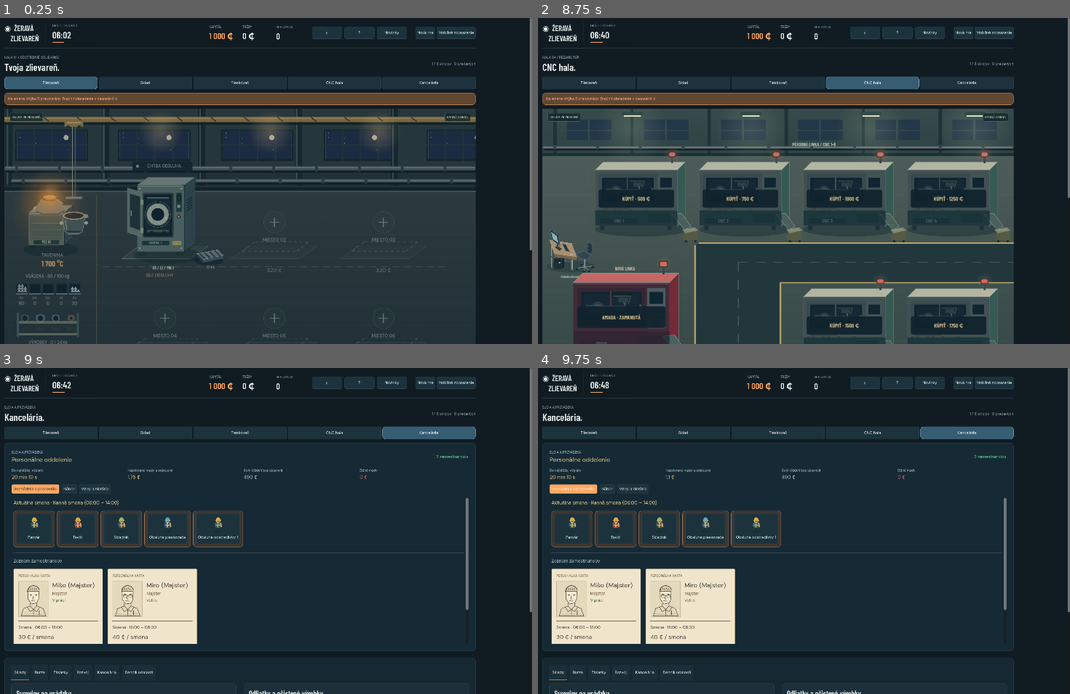
Above: before the commit, frames 1-4 (two rows, left to right).
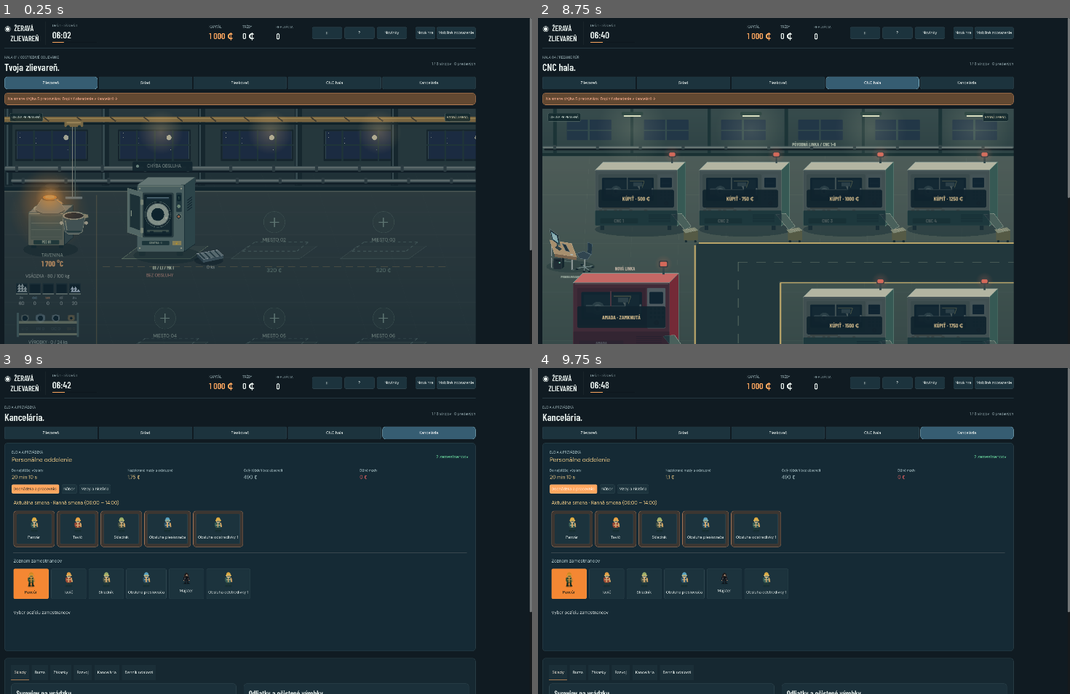
Above: after the commit, the same moments.

Repository: vopojtepek/Zlievaren
Game: Godot game, scene res://src/scenes/Main.tscn
The game is run twice, just before and just after one commit, with the same random seed, the same clock (stepped at 60 frames per second) and the same inputs.
Inputs:
- Up to frame 1 (0.25 s): no input
- Up to frame 2 (8.75 s): click "Ⅱ" at 0.5 s; click "▶" at 1.25 s; click "?" at 2 s; click "Novinky" at 2.75 s; click "Nová hra" at 3.5 s; click "Mobilné zobrazenie" at 4.25 s; click "Pokračovať" at 5 s; click "Zlievareň" at 5.75 s; click "Sklad" at 6.5 s; click "Pieskovač" at 7.25 s; click "CNC hala" at 8 s
- Up to frame 3 (9 s): click "Kancelária" at 8.75 s
- Up to frame 4 (9.75 s): click "Dochádzka a pracovníci" at 9.5 s

Frames 1-2 are identical in both runs. In frame 3, 8.1% of the frame differs, in the area x 2-89%, y 39-85%; in frame 4, 8.1%.

Commit message:
Filter employed staff by position in Godot office

Diff:
--- a/godot/src/ui/office/OfficeView.gd
+++ b/godot/src/ui/office/OfficeView.gd
@@ -27,6 +27,8 @@
 @onready var shift_title_label: Label = $VBox/ScrollContent/ContentBox/TabOverview/ShiftTitle
 @onready var missing_workers_list: VBoxContainer = $VBox/ScrollContent/ContentBox/TabOverview/MissingList
 @onready var employees_list: GridContainer = $VBox/ScrollContent/ContentBox/TabOverview/EmployeesGrid
+@onready var employee_position_buttons: GridContainer = $VBox/ScrollContent/ContentBox/TabOverview/EmployeePositionScroll/PositionButtons
+@onready var employee_empty_label: Label = $VBox/ScrollContent/ContentBox/TabOverview/EmployeeEmptyLabel
 
 @onready var recruit_position_buttons: GridContainer = $VBox/ScrollContent/ContentBox/TabHire/RecruitHead/PositionScroll/PositionButtons
 @onready var recruit_formula_label: Label = $VBox/ScrollContent/ContentBox/TabHire/RecruitHead/FormulaLabel
@@ -37,6 +39,7 @@
 
 var active_tab: String = "overview"
 var recruit_position_key: String = "ladle:-1:0"
+var employee_position_key: String = "ladle:-1:0"
 var cached_position_keys: Array = []
 var current_state: Dictionary = {}
 var _last_overview_key: String = ""
@@ -76,6 +79,7 @@
 func _ready() -> void:
 	$VBox/ScrollContent.resized.connect(_resize_personnel_grids)
 	recruit_position_buttons.set_meta("responsive_columns", true)
+	employee_position_buttons.set_meta("responsive_columns", true)
 	display_mode.mode_changed.connect(func(_mobile): _resize_personnel_grids())
 	employees_list.add_to_group("personnel_grids")
 	employees_list.set_meta("responsive_columns", true)
@@ -160,6 +164,37 @@
 		if not found_match:
 			recruit_position_key = cached_position_keys[0]
 	_sync_position_selection()
+	_populate_employee_positions(positions)
+
+func _populate_employee_positions(positions: Array) -> void:
+	for child in employee_position_buttons.get_children():
+		employee_position_buttons.remove_child(child)
+		child.queue_free()
+	for p in positions:
+		if p.crew != 0:
+			continue
+		var button = Button.new()
+		button.text = p.label
+		button.tooltip_text = "Zamestnanci · " + p.label
+		button.toggle_mode = true
+		button.custom_minimum_size = Vector2(116, 100)
+		button.set_meta("mobile_button_width", 116)
+		button.set_meta("employee_position", p.key)
+		_style_position_icon(button, p.role)
+		var position_key: String = p.key
+		button.pressed.connect(func():
+			employee_position_key = position_key
+			_update_view(true)
+		)
+		employee_position_buttons.add_child(button)
+	_sync_employee_position_selection()
+	_resize_personnel_grids()
+
+func _sync_employee_position_selection() -> void:
+	for button in employee_position_buttons.get_children():
+		var selected: bool = button.get_meta("employee_position") == employee_position_key
+		button.set_pressed_no_signal(selected)
+		button.modulate = Color("f4ce88") if selected else Color.WHITE
 
 func _style_position_icon(button: Button, role: String) -> void:
 	var icons = {"ladle": "worker_operator", "furnace": "worker_furnace", "warehouse": "worker_storekeeper", "washer": "worker_washer", "foreman": "foreman_miso", "operator": "worker_operator"}
@@ -267,9 +302,9 @@
 	shift_title_label.text = "Aktuálna smena · %s (%s)" % [crew_info.shift, crew_info.hours]
 
 	var paused = _is_paused()
-	var overview_key = "%d:%d:%d:%d:%s:%d" % [
+	var overview_key = "%d:%d:%d:%d:%s:%d:%s" % [
 		state.get("revision", 0), cur_shift, active_employees.size(),
-		state.hr.covers.size(), str(paused), int(state.money)
+		state.hr.covers.size(), str(paused), int(state.money), employee_position_key
 	]
 	if not force and overview_key == _last_overview_key:
 		return
@@ -377,10 +412,14 @@
 		vacancy_scroll.set_deferred("scroll_horizontal", scroll_position)
 
 	# Active employees grid
+	_sync_employee_position_selection()
 	for child in employees_list.get_children():
 		employees_list.remove_child(child)
 		child.queue_free()
+	var selected_parts = employee_position_key.split(":")
 	for e in active_employees:
+		if selected_parts.size() < 2 or e.role != selected_parts[0] or int(e.slot) != int(selected_parts[1]):
+			continue
 		var position = {"label": e.position, "hours": "", "role": e.role}
 		for pos in positions:
 			if pos.key == e.position:
@@ -394,6 +433,7 @@
 			_update_view(true)
 		)
 		employees_list.add_child(card)
+	employee_empty_label.visible = employees_list.get_child_count() == 0
 	_resize_personnel_grids()
 
 func _update_hire_tab(force: bool = false) -> void:
@@ -560,6 +600,7 @@
 
 func _resize_personnel_grids() -> void:
 	recruit_position_buttons.columns = 2 if display_mode.mobile else maxi(1, recruit_position_buttons.get_child_count())
+	employee_position_buttons.columns = 2 if display_mode.mobile else maxi(1, employee_position_buttons.get_child_count())
 	# Read the viewport, so shrinking can remove columns despite grid minimum sizes.
 	var available = maxf(280, $VBox/ScrollContent.size.x - 24)
 	var count = 1 if display_mode.mobile else maxi(1, int((available + 16) / 296))
--- a/godot/src/ui/office/OfficeView.tscn
+++ b/godot/src/ui/office/OfficeView.tscn
@@ -210,6 +210,23 @@
 theme_override_font_sizes/font_size = 15
 text = "Zoznam zamestnancov"
 
+[node name="EmployeePositionScroll" type="ScrollContainer" parent="VBox/ScrollContent/ContentBox/TabOverview"]
+custom_minimum_size = Vector2(0, 120)
+layout_mode = 2
+vertical_scroll_mode = 0
+
+[node name="PositionButtons" type="GridContainer" parent="VBox/ScrollContent/ContentBox/TabOverview/EmployeePositionScroll"]
+layout_mode = 2
+size_flags_horizontal = 3
+theme_override_constants/h_separation = 8
+theme_override_constants/v_separation = 8
+columns = 10
+
+[node name="EmployeeEmptyLabel" type="Label" parent="VBox/ScrollContent/ContentBox/TabOverview"]
+layout_mode = 2
+text = "Vyber pozíciu zamestnancov"
+autowrap_mode = 2
+
 [node name="EmployeesGrid" type="GridContainer" parent="VBox/ScrollContent/ContentBox/TabOverview"]
 layout_mode = 2
 theme_override_constants/h_separation = 16
--- /dev/null
+++ b/godot/tests/RunOfficeTests.gd
@@ -0,0 +1,11 @@
+extends SceneTree
+
+func _initialize() -> void:
+	call_deferred("run")
+
+func run() -> void:
+	var suite = preload("res://tests/TestOfficeUI.gd").new()
+	var passed: bool = suite.run_all(self)
+	await process_frame
+	await process_frame
+	quit(0 if passed else 1)
--- a/godot/tests/TestOfficeUI.gd
+++ b/godot/tests/TestOfficeUI.gd
@@ -18,6 +18,7 @@
 	_tree = tree
 	print("--- Running TestOfficeUI ---")
 	test_office_initialization_and_positions()
+	test_employee_position_filter()
 	test_hire_buttons_stability_under_ticks()
 	test_hire_employee_click_and_state_update()
 	test_navigation_from_overview_select_candidate()
@@ -75,6 +76,53 @@
 	n += 3
 	_cleanup(office)
 	print("OK office positions discovered and populated in dropdown")
+
+func test_employee_position_filter() -> void:
+	var s = FoundryEngine.fresh()
+	var office = _create_office(s)
+	assert_eq(office.employee_position_key, "ladle:-1:0", "Default employee filter is ladle")
+	assert_true(office.employee_empty_label.visible, "Empty position displays prompt")
+	assert_eq(office.employee_empty_label.text, "Vyber pozíciu zamestnancov", "Exact empty text")
+	assert_eq(office.employee_position_buttons.get_child_count(), office.recruit_position_buttons.get_child_count(), "Same positions as recruitment")
+	for i in range(office.employee_position_buttons.get_child_count()):
+		var button = office.employee_position_buttons.get_child(i)
+		var recruit = office.recruit_position_buttons.get_child(i)
+		assert_eq(button.text, recruit.text, "Same position labels and order")
+		assert_eq(button.icon, recruit.icon, "Same position icons")
+		if button.get_meta("employee_position") == "furnace:-1:0":
+			button.emit_signal("pressed")
+			assert_true(button.button_pressed, "Clicked filter highlighted")
+	for crew in range(3):
+		var key = FoundryEngine.position_key("furnace", crew)
+		var candidate = s.hr.candidates[key][0]
+		FoundryEngine.perform(s, {"type": "personnel", "action": "hire", "position": key, "candidateId": candidate.id})
+	office._update_view()
+	assert_eq(office.employees_list.get_child_count(), 3, "Includes furnace employees from all shifts only")
+	assert_true(not office.employee_empty_label.visible, "Prompt hidden for populated list")
+	assert_eq(office.recruit_position_key, "ladle:-1:0", "Recruitment selection remains independent")
+	office._switch_tab("hire")
+	office._switch_tab("overview")
+	assert_eq(office.employee_position_key, "furnace:-1:0", "Selection persists across tabs")
+	office.employees_list.get_child(0).action_button.emit_signal("pressed")
+	assert_eq(office.employees_list.get_child_count(), 2, "Dismissal refreshes filtered list")
+	s.machines[1] = s.machines[0].duplicate(true)
+	for slot in range(2):
+		var key = FoundryEngine.position_key("operator", 0, slot)
+		for position in FoundryEngine.positions(s):
+			if position.key == key and not s.hr.candidates.has(key):
+				FoundryEngine.make_candidates(s, position)
+		var candidate = s.hr.candidates[key][0]
+		FoundryEngine.perform(s, {"type": "personnel", "action": "hire", "position": key, "candidateId": candidate.id})
+		office.employee_position_key = key
+		office._update_view()
+		assert_eq(office.employees_list.get_child_count(), 1, "Each machine operator filtered separately")
+	office.employee_position_key = ""
+	office._update_view()
+	assert_eq(office.employees_list.get_child_count(), 0, "No selection shows no cards")
+	assert_true(office.employee_empty_label.visible, "No selection displays prompt")
+	n += 15
+	_cleanup(office)
+	print("OK employee position filters, empty prompt, hiring, dismissal and independent selection")
 
 func test_hire_buttons_stability_under_ticks() -> void:
 	var s = FoundryEngine.fresh()
@@ -244,6 +292,7 @@
 func test_dismiss_employee() -> void:
 	var s = FoundryEngine.fresh()
 	var office = _create_office(s)
+	office.employee_position_key = "foreman:-1:0"
 	office._switch_tab("overview")
 
 	var dismiss_btns = []
Not shown, added: godot/tests/RunOfficeTests.gd.uid
